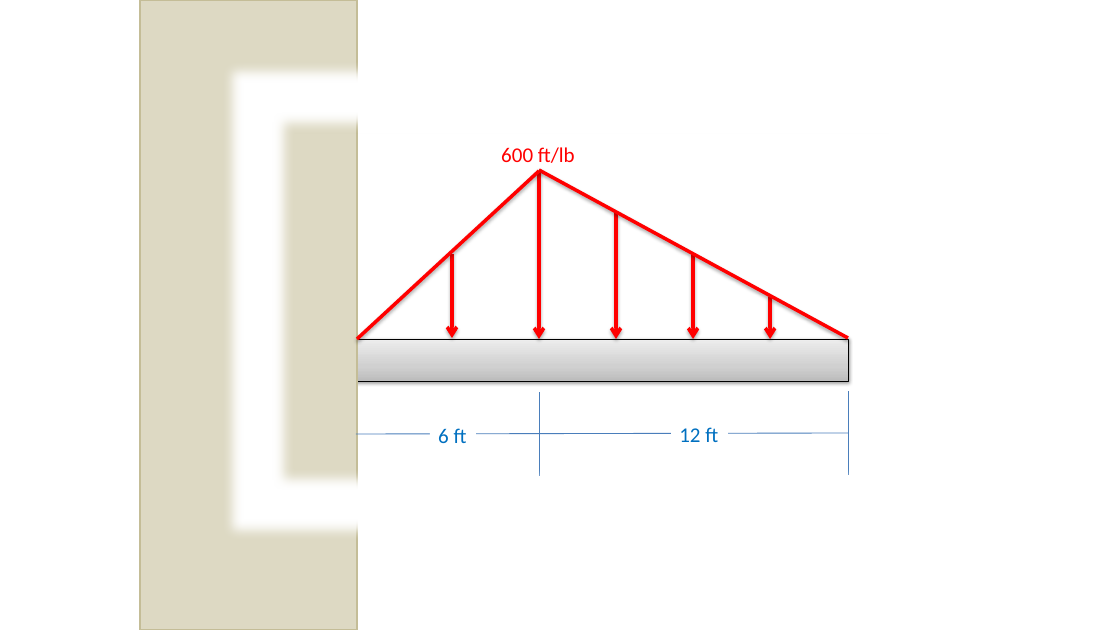
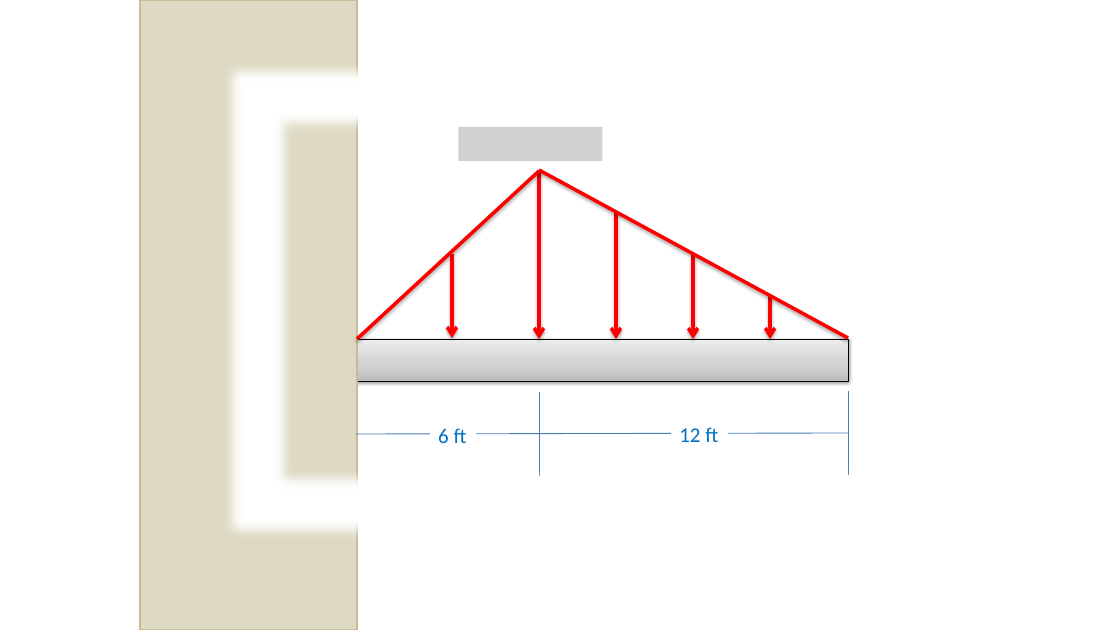
Before and after one commit to JacobMoore/mechanics_textbook, a slide deck: slide 41 of Homework Problems/Homework_Diagrams.pptx (slide 39 before the commit). Drawn at 1120x630 pixels with LibreOffice and Linux fonts; fonts in the diff are those of the drawing; grey boxes stand for pictures. Boxes give left, top, right and bottom in pixels: in the first picture for what was removed or moved away, otherwise in the second. Text is boxed around its words. In the diff, an @@ line names an element or a change of style, - is before the commit and + after.

```diff
--- a/Homework Problems/Homework_Diagrams.pptx
+++ b/Homework Problems/Homework_Diagrams.pptx
@@ picture added at <box>459,127,602,160</box> @@
@@ text removed at <box>501,147,575,163</box> @@
-600 ft/lb
```
Also in this commit, not shown: 2 slides added, 11 other files.
